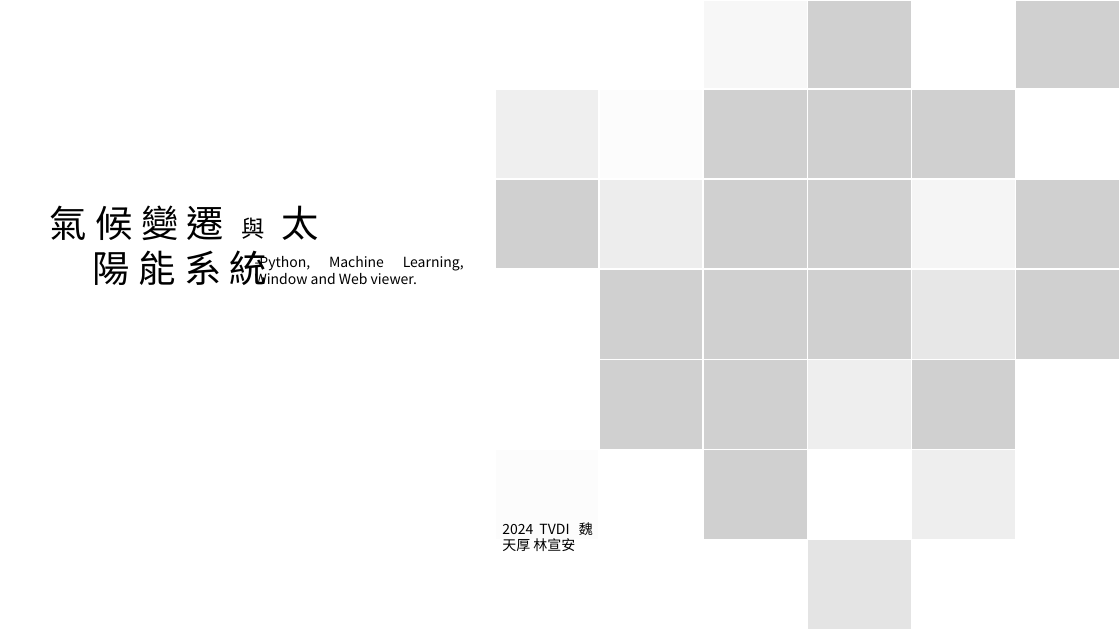
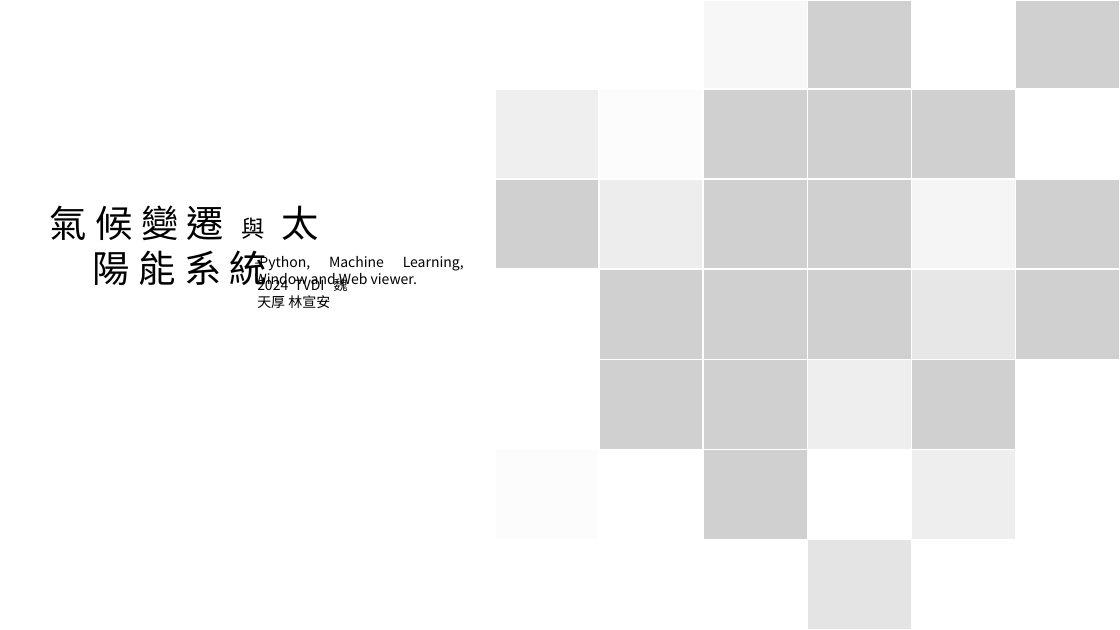
Before and after one commit to LanvisWei/MLproject_Solar_Irradiance, a slide deck: slide 1 of temp_solar/簡報.pptx. Drawn at 1120x630 pixels with LibreOffice and Linux fonts; fonts in the diff are those of the drawing; grey boxes stand for pictures. Boxes give left, top, right and bottom in pixels: in the first picture for what was removed or moved away, otherwise in the second. Text is boxed around its words. In the diff, an @@ line names an element or a change of style, - is before the commit and + after.

Commit message:
modify

```diff
--- a/temp_solar/簡報.pptx
+++ b/temp_solar/簡報.pptx
@@ text "2024 TVDI 魏天厚 林宣安" rewrapped from (502, 520, 593, 551) to (257, 276, 330, 308) @@
```
